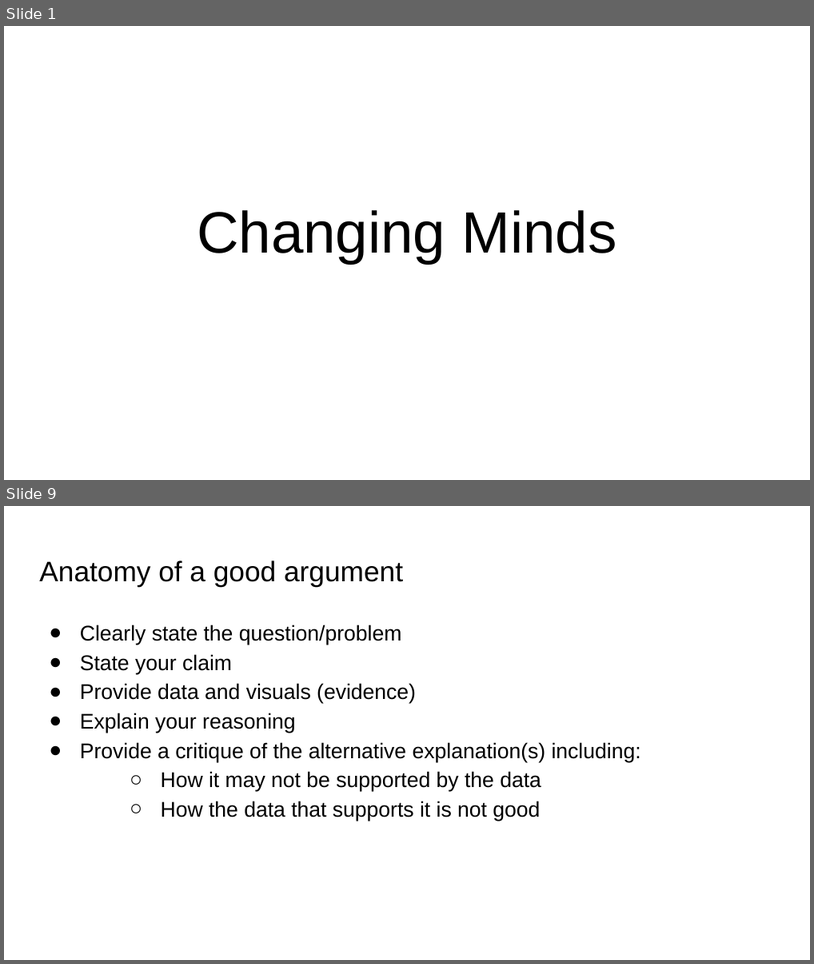
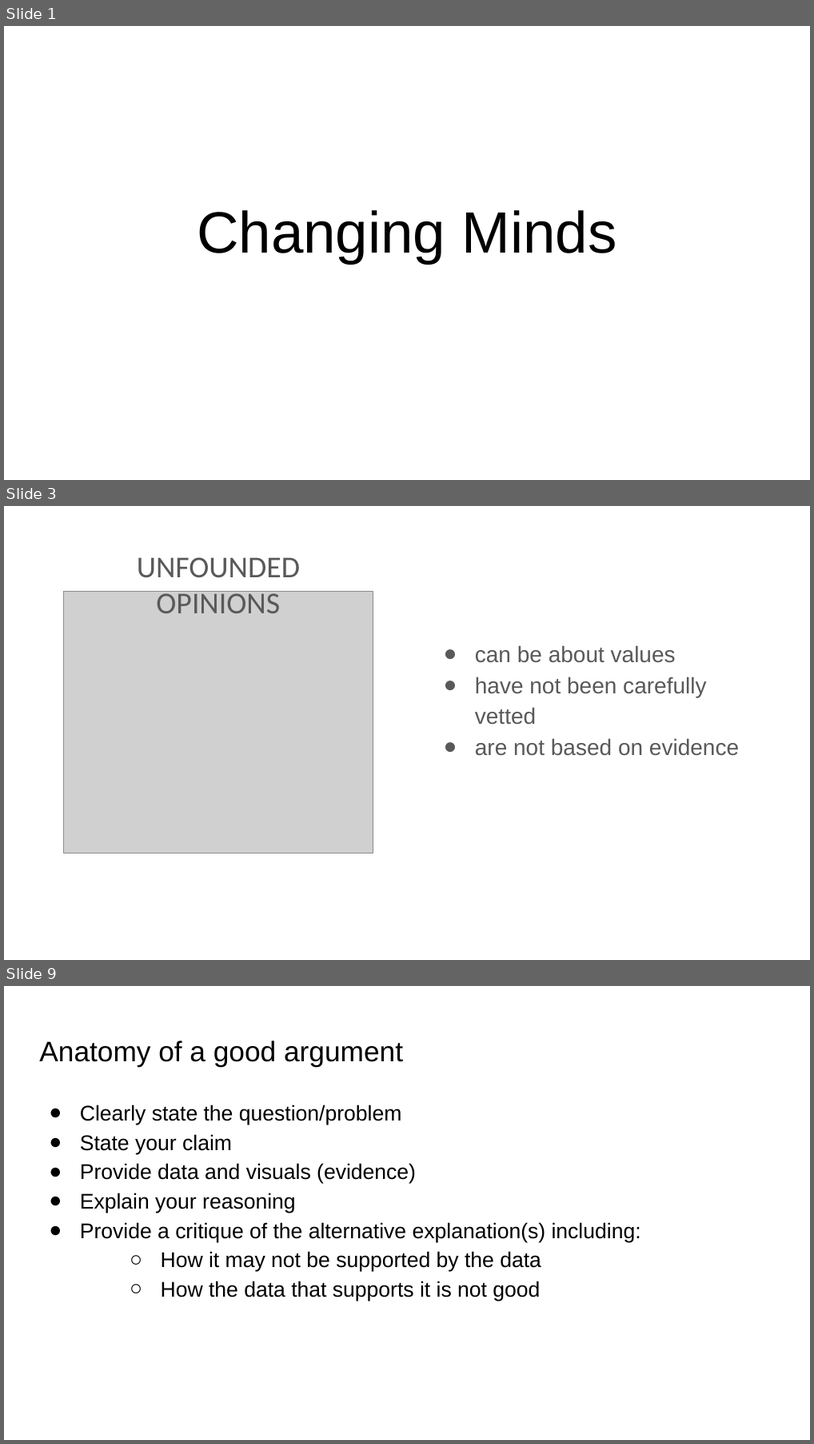
Before and after one commit to uchicago-dsi/data4all, a slide deck: Case 1 - Cholera/Lesson 8/Slides/Lesson_8_Lecture-2.pptx. Shown one above the other, each under a label of ours: slides 1 and 9 before the commit, slides 1, 3 and 9 after it; the slides between them are not shown. The pictures are 814x964 and 814x1444 pixels, drawn with LibreOffice and Linux fonts; fonts in the diff are those of the drawing; grey boxes stand for pictures. Boxes give left, top, right and bottom in pixels: in the first picture for what was removed or moved away, otherwise in the second. Text is boxed around its words. In the diff, an @@ line names an element or a change of style, - is before the commit and + after.

```diff
--- a/Case 1 - Cholera/Lesson 8/Slides/Lesson_8_Lecture-2.pptx
+++ b/Case 1 - Cholera/Lesson 8/Slides/Lesson_8_Lecture-2.pptx
@@ slide 3 added at bbox=[4, 506, 810, 960], background #FFFFFF @@
@@ text added at bbox=[137, 557, 300, 613], 27 pt, text #595959 @@
+UNFOUNDED OPINIONS
@@ picture added at bbox=[64, 591, 373, 852] @@
@@ text added at bbox=[475, 645, 739, 756], 20 pt, text #595959 @@
+● can be about values
+● have not been carefully vetted
+● are not based on evidence
```
Also in this commit, not shown: 6 slides changed, 1 other slide added, 2 slides removed, 1 other file.
